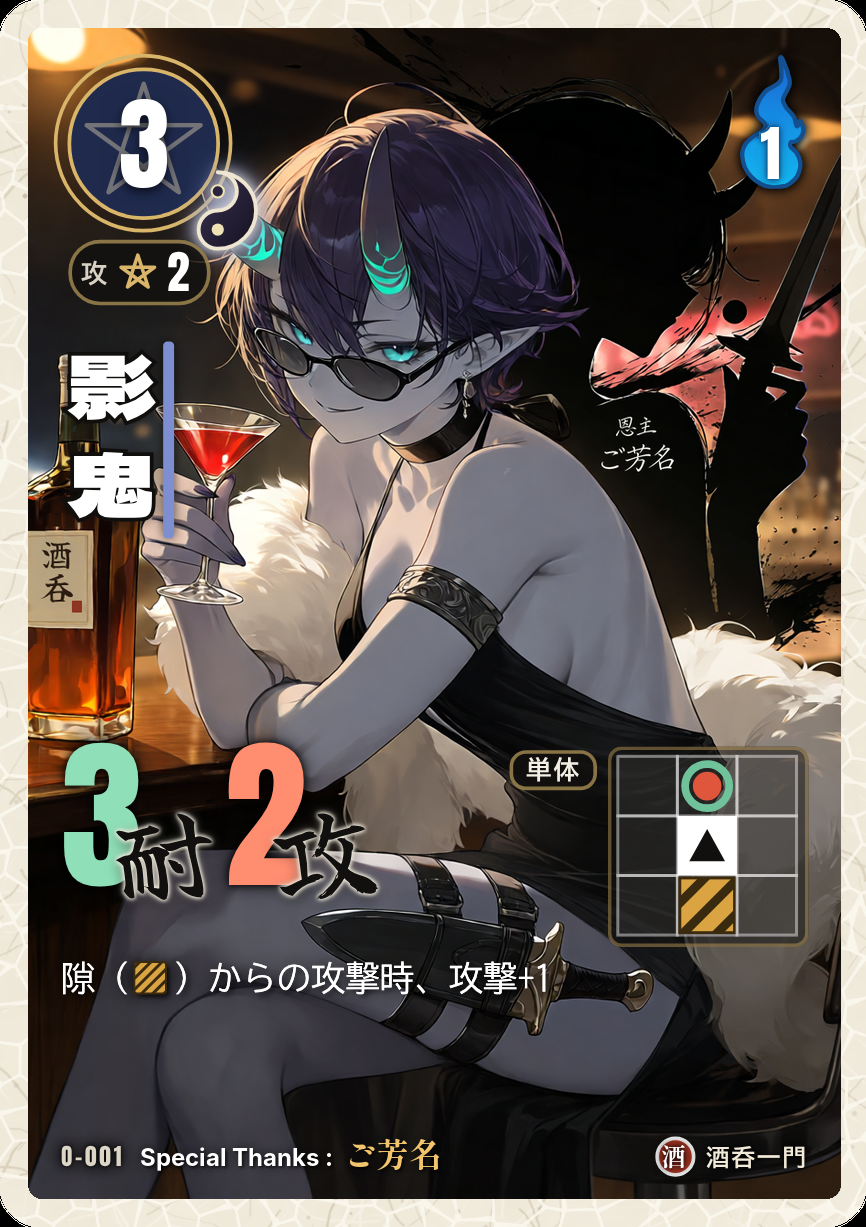
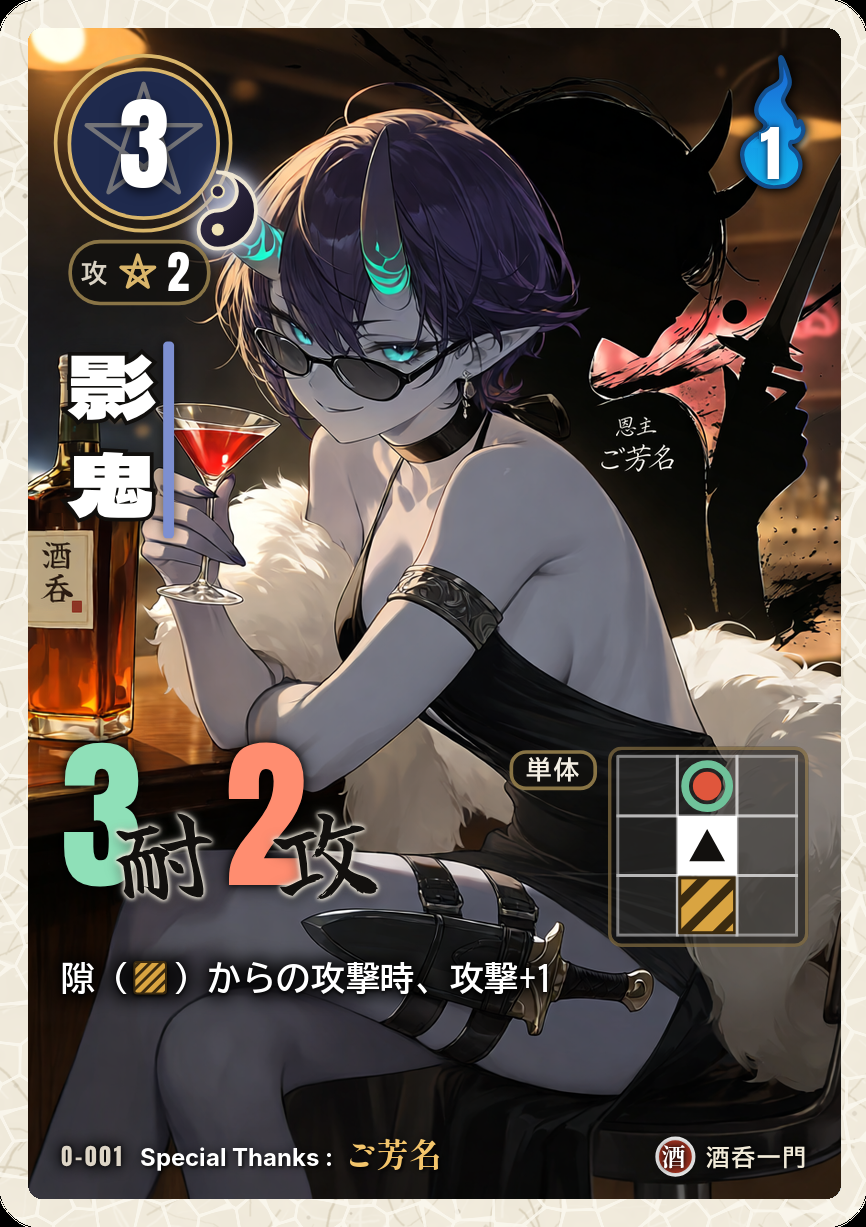
Layer changes from the first 866 x 1227 image to the second:
removed layer "11_効果文_白文字と影" over [50, 941, 566, 1013]
added layer "11c_効果文_白文字_太字(影なし)" above "11b_効果文の影_内側(下に少し・黒95%)" over [62, 960, 547, 996]
added layer "11b_効果文の影_内側(下に少し・黒95%)" (95%) above "11a_効果文の影_外側(広め・黒85%)" over [58, 958, 551, 1001]
added layer "11a_効果文の影_外側(広め・黒85%)" (85%) above "10_間合" over [50, 941, 566, 1013]
